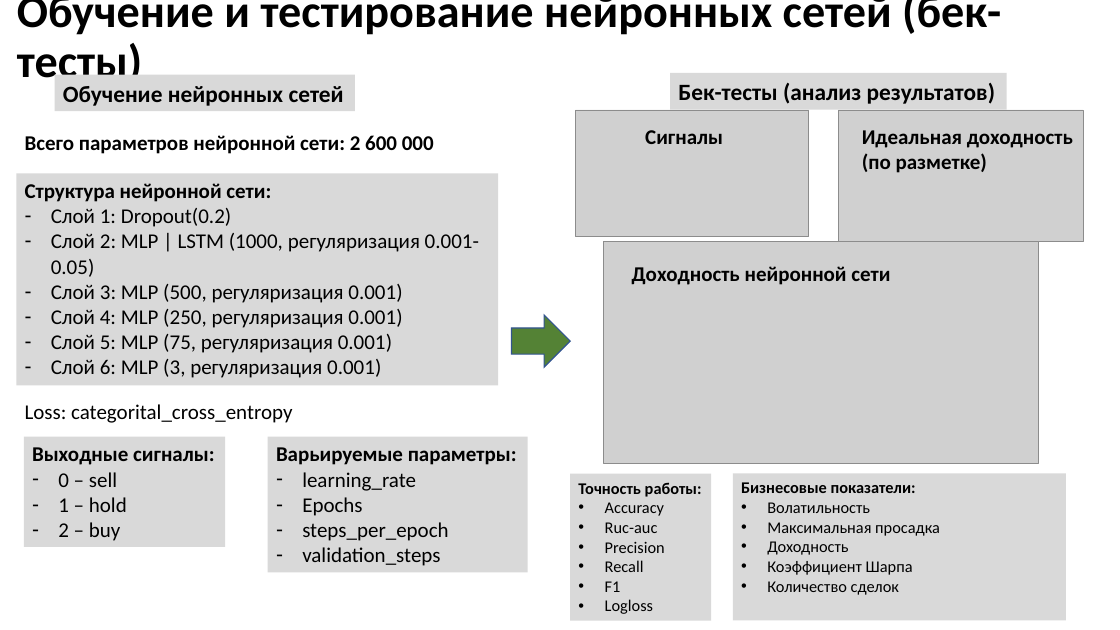
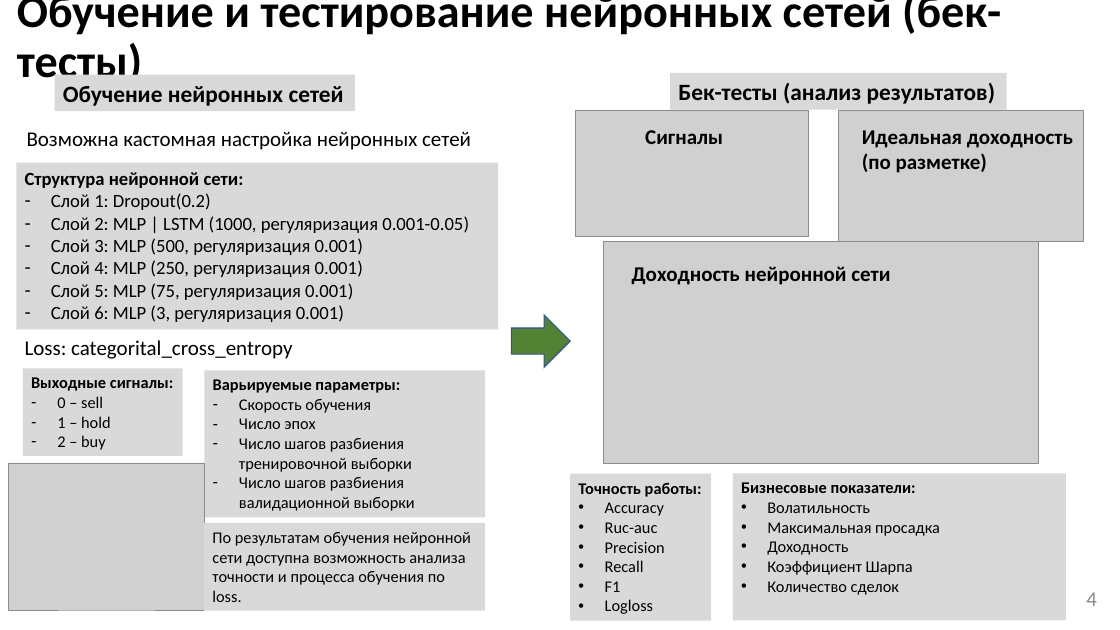
Before and after one commit to suenot/powerlife000-moex_hackaton, a slide deck: slide 4 of info/NullPointerExeption v1.pptx. Drawn at 1120x630 pixels with LibreOffice and Linux fonts; fonts in the diff are those of the drawing; grey boxes stand for pictures. Boxes give left, top, right and bottom in pixels: in the first picture for what was removed or moved away, otherwise in the second. Text is boxed around its words. In the diff, an @@ line names an element or a change of style, - is before the commit and + after.

```diff
--- a/info/NullPointerExeption v1.pptx
+++ b/info/NullPointerExeption v1.pptx
@@ text removed at bbox=[25, 135, 434, 154] @@
-Всего параметров нейронной сети: 2 600 000
@@ text added at bbox=[27, 131, 471, 150], 18 pt, text #000000 @@
+Возможна кастомная настройка нейронных сетей
@@ rectangle "Структура нейронной сети:": place and size @@
-rectangle "Структура нейронной сети:" at bbox=[16, 173, 498, 385]
+rectangle "Структура нейронной сети:" at bbox=[16, 163, 498, 330]
@@ rectangle "Структура нейронной сети:" at bbox=[16, 163, 498, 330]: size 18 to 16 pt @@
@@ text "Loss: categorital_cross_entropy": place and size @@
-text "Loss: categorital_cross_entropy" at bbox=[25, 404, 292, 423]
+text "Loss: categorital_cross_entropy" at bbox=[25, 340, 292, 359]
@@ rectangle "Выходные сигналы:": place and size @@
-rectangle "Выходные сигналы:" at bbox=[24, 437, 225, 547]
+rectangle "Выходные сигналы:" at bbox=[23, 369, 182, 456]
@@ rectangle "Выходные сигналы:" at bbox=[23, 369, 182, 456]: size 18 to 14 pt @@
@@ rectangle "Варьируемые параметры:": place and size @@
-rectangle "Варьируемые параметры:" at bbox=[268, 437, 528, 573]
+rectangle "Варьируемые параметры:" at bbox=[204, 371, 485, 518]
@@ text in rectangle at bbox=[213, 379, 400, 393]: size 18 to 14 pt in "Варьируемые параметры:" @@
@@ text in rectangle at bbox=[239, 399, 415, 511]: text changed; size 18 to 14 pt @@
-– learning_rate
-– Epochs
-– steps_per_epoch
-– validation_steps
+– Скорость обучения
+– Число эпох
+– Число шагов разбиения тренировочной выборки
+– Число шагов разбиения валидационной выборки
@@ picture added at bbox=[8, 463, 204, 610] @@
@@ rectangle added at bbox=[204, 523, 485, 611], fill #D9D9D9, 14 pt, text #000000 @@
+По результатам обучения нейронной сети доступна возможность анализа точности и процесса обучения по loss.
@@ page number added at bbox=[1086, 592, 1097, 606], 18 pt, text #8C8C8C @@
+4
```
Also in this commit, not shown: 3 other slides changed, 1 slide added, 2 other files.
